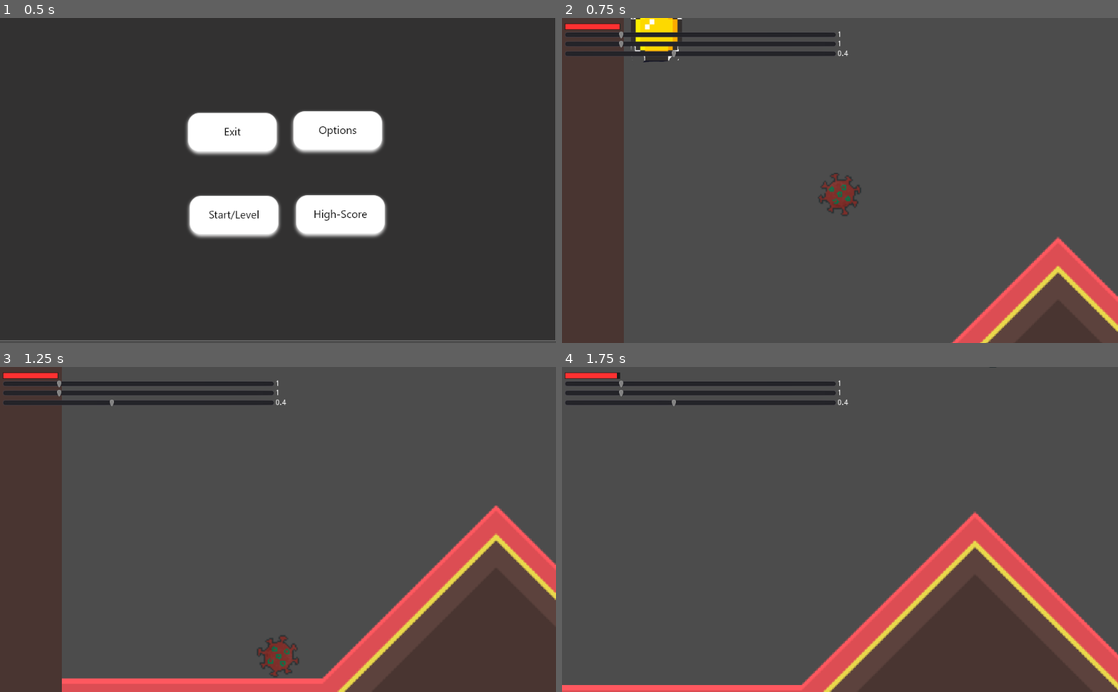
Above: before the commit, frames 1-4 (two rows, left to right).
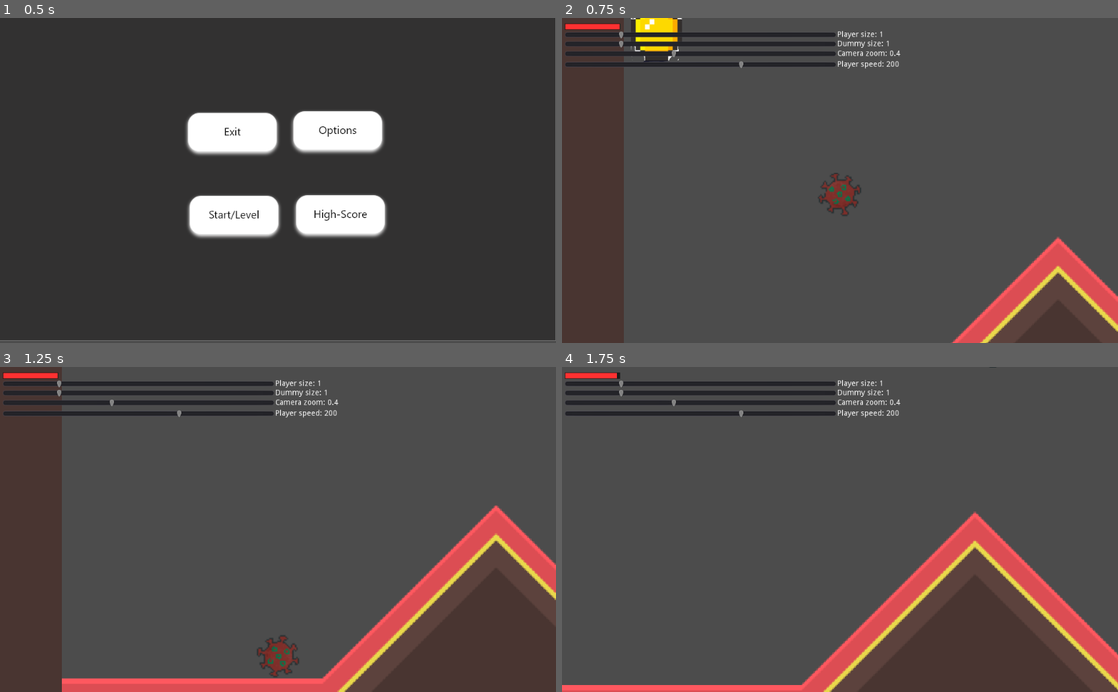
Above: after the commit, the same moments.

Repository: INF19IT2/2d-Jump-n-Run-SE
Game: Godot game, scene res://Scenes/MainScene/MainScene.tscn
Same seed, same stepped clock (60 frames per second), same inputs: the game is played once before the commit and once after it. The engine's default icon, where the game draws it, is replaced by a stand-in: a white triangle on a blue panel in a dark square.
Inputs (mouse positions are in pixels of both pictures, inside the frame that each line leads up to):
- Up to frame 1 (0.5 s): no input
- Up to frame 2 (0.75 s): click (795, 216) at 0.5 s
- Up to frame 3 (1.25 s): no input
- Up to frame 4 (1.75 s): tap Enter (shoot) at 1.25 s; hold D (move_right) from 1.28 s (still down); hold Shift (running) from 1.28 s (still down); tap W (move_up) at 1.52 s

Frame 1 is identical in both runs. In frame 2, 1.0% of the frame differs, in the area x 0-61%, y 3-16%; in frame 3, 1.0%; in frame 4, 1.0%.

Commit message:
added speed slider

Diff:
--- a/2d-Jump-n-Run-SE/Scenes/32x32_Level/First_Level.tscn
+++ b/2d-Jump-n-Run-SE/Scenes/32x32_Level/32x32_Level.tscn
@@ -1,13 +1,13 @@
 [gd_scene load_steps=6 format=2]
 
-[ext_resource path="res://Scenes/32x32_Level/32_32_tileset.tres" type="TileSet" id=1]
+[ext_resource path="res://Scripts/32x32_Level/32x32_level.gd" type="Script" id=1]
 [ext_resource path="res://Scenes/PauseMenu/PaueMenu.tscn" type="PackedScene" id=2]
 [ext_resource path="res://Scenes/Objects/Animated_Player.tscn" type="PackedScene" id=3]
 [ext_resource path="res://Scenes/Objects/Dummy.tscn" type="PackedScene" id=4]
-[ext_resource path="res://Scripts/32x32_level_script.gd" type="Script" id=5]
+[ext_resource path="res://Scenes/32x32_Level/32_32_tileset.tres" type="TileSet" id=5]
 
 [node name="Node2D" type="Node2D"]
-script = ExtResource( 5 )
+script = ExtResource( 1 )
 
 [node name="CanvasLayer" type="CanvasLayer" parent="."]
 follow_viewport_enable = true
--- a/2d-Jump-n-Run-SE/Scenes/Objects/Animated_Player.tscn
+++ b/2d-Jump-n-Run-SE/Scenes/Objects/Animated_Player.tscn
@@ -12,7 +12,7 @@
 [ext_resource path="res://imagesFiles/Player_Model/dreh_Animation/drehAnimation01.png" type="Texture" id=10]
 [ext_resource path="res://imagesFiles/Player_Model/dreh_Animation/drehAnimation09.png" type="Texture" id=11]
 [ext_resource path="res://imagesFiles/Player_Model/dreh_Animation/drehAnimation04.png" type="Texture" id=12]
-[ext_resource path="res://Scripts/Objects/test.gd" type="Script" id=13]
+[ext_resource path="res://Scripts/Objects/Animated_Player.gd" type="Script" id=13]
 [ext_resource path="res://Scenes/Objects/HealthBar.tscn" type="PackedScene" id=14]
 [ext_resource path="res://Scenes/Objects/slider.tscn" type="PackedScene" id=15]
 
--- a/2d-Jump-n-Run-SE/Scenes/Objects/Checkpoint.tscn
+++ b/2d-Jump-n-Run-SE/Scenes/Objects/Checkpoint.tscn
@@ -1,8 +1,9 @@
 [gd_scene load_steps=5 format=2]
 
-[ext_resource path="res://Scenes/Objects/Checkpoint.gd" type="Script" id=1]
+[ext_resource path="res://Scripts/Objects/Checkpoint.gd" type="Script" id=1]
 [ext_resource path="res://placeholder.png" type="Texture" id=2]
 [ext_resource path="res://icon.png" type="Texture" id=3]
+
 
 [sub_resource type="RectangleShape2D" id=1]
 extents = Vector2( 37.7569, 39.1935 )
--- a/2d-Jump-n-Run-SE/Scenes/Objects/slider.tscn
+++ b/2d-Jump-n-Run-SE/Scenes/Objects/slider.tscn
@@ -22,7 +22,7 @@
 margin_top = 1.0
 margin_right = 542.0
 margin_bottom = 15.0
-text = "1"
+text = "Player size: 1"
 __meta__ = {
 "_edit_use_anchors_": false
 }
@@ -44,7 +44,7 @@
 margin_top = 1.0
 margin_right = 542.0
 margin_bottom = 15.0
-text = "1"
+text = "Dummy size: 1"
 __meta__ = {
 "_edit_use_anchors_": false
 }
@@ -66,10 +66,34 @@
 margin_top = 1.0
 margin_right = 542.0
 margin_bottom = 15.0
-text = "0.4"
+text = "Camera zoom: 0.4"
+__meta__ = {
+"_edit_use_anchors_": false
+}
+
+[node name="Speed_Slider" type="HSlider" parent="."]
+margin_left = 5.0
+margin_top = 78.0
+margin_right = 505.0
+margin_bottom = 94.0
+min_value = 10.0
+max_value = 300.0
+step = 1.0
+value = 200.0
+__meta__ = {
+"_edit_use_anchors_": false
+}
+
+[node name="Speed_Label" type="Label" parent="Speed_Slider"]
+margin_left = 502.0
+margin_top = 1.0
+margin_right = 616.0
+margin_bottom = 15.0
+text = "Player speed: 200"
 __meta__ = {
 "_edit_use_anchors_": false
 }
 [connection signal="value_changed" from="Player_Sprite_Slider" to="." method="_on_Player_Sprite_Slider_value_changed"]
 [connection signal="value_changed" from="Dummy_Slider" to="." method="_on_Dummy_Slider_value_changed"]
 [connection signal="value_changed" from="Camera_Slider" to="." method="_on_Camera_Slider_value_changed"]
+[connection signal="value_changed" from="Speed_Slider" to="." method="_on_Speed_Slider_value_changed"]
--- a/2d-Jump-n-Run-SE/Scripts/Objects/test.gd
+++ b/2d-Jump-n-Run-SE/Scripts/Objects/Animated_Player.gd
@@ -36,6 +36,7 @@
 	var slider = get_node("Control")
 	slider.connect("player_sprite_slider_changed", self, "change_player_size")
 	slider.connect("camera_slider_changed", self, "change_camera")
+	slider.connect("speed_slider_changed", self, "change_speed")
 
 func set_checkpoint(var check):
 	pos = check
@@ -124,3 +125,6 @@
 
 func change_camera(value):
 	$Camera2D.zoom = Vector2(value, value)
+
+func change_speed(value):
+	speed = value
--- a/2d-Jump-n-Run-SE/Scripts/Objects/slider.gd
+++ b/2d-Jump-n-Run-SE/Scripts/Objects/slider.gd
@@ -3,10 +3,12 @@
 onready var player_sprite_label = $Player_Sprite_Slider/Player_Sprite_Label
 onready var dummy_label = $Dummy_Slider/Dummy_Label
 onready var camera_label = $Camera_Slider/Camera_Label
+onready var speed_label = $Speed_Slider/Speed_Label
 
 signal player_sprite_slider_changed
 signal dummy_slider_changed
 signal camera_slider_changed
+signal speed_slider_changed
 
 # Called when the node enters the scene tree for the first time.
 func _ready():
@@ -14,15 +16,21 @@
 
 
 func _on_Player_Sprite_Slider_value_changed(value):
-	player_sprite_label.set_text(str(value))
+	player_sprite_label.set_text("Player size: " + str(value))
 	emit_signal("player_sprite_slider_changed", value)
 
 
 func _on_Dummy_Slider_value_changed(value):
-	dummy_label.set_text(str(value))
+	dummy_label.set_text("Dummy size: " + str(value))
 	emit_signal("dummy_slider_changed", value)
 
 
 func _on_Camera_Slider_value_changed(value):
-	camera_label.set_text(str(value))
+	camera_label.set_text("Camera zoom: " + str(value))
 	emit_signal("camera_slider_changed", value)
+
+
+
+func _on_Speed_Slider_value_changed(value):
+	speed_label.set_text("Player speed: " + str(value))
+	emit_signal("speed_slider_changed", value)
Not shown: 1 places in 2d-Jump-n-Run-SE/Scenes/32x32_Level/32x32_Level.tscn that only renumber resources
Renamed: 2d-Jump-n-Run-SE/Scenes/Objects/Checkpoint.gd -> 2d-Jump-n-Run-SE/Scripts/Objects/Checkpoint.gd
